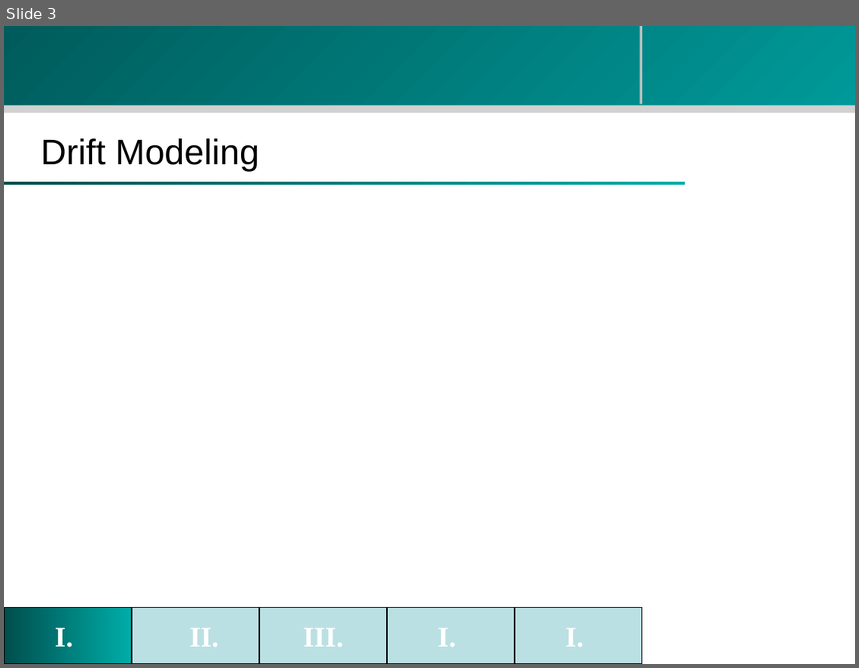
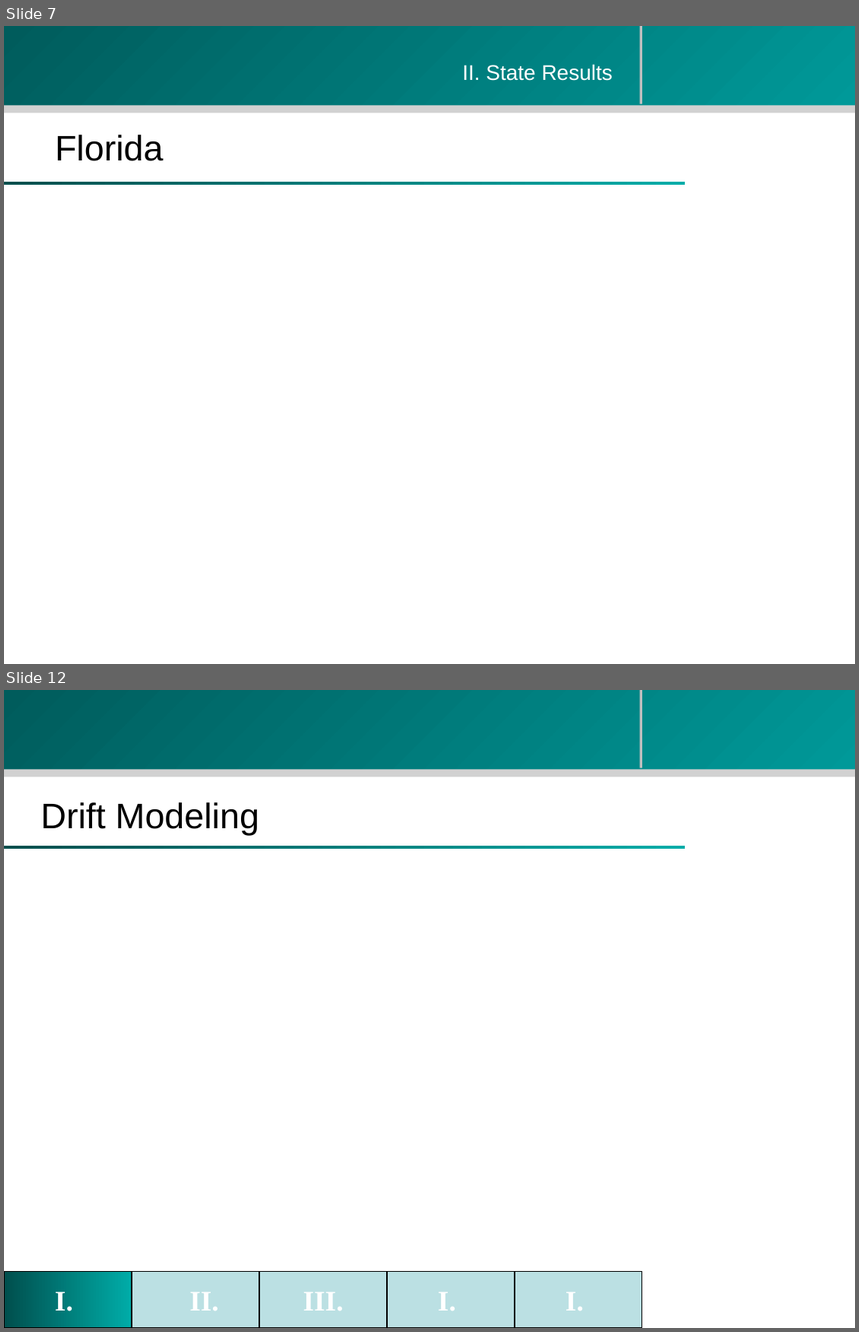
Before and after one commit to zhouzhenghui/svnrepository, a slide deck: SVNRepository/Presentation/M.Eng Final Presentation-take2.ppt. Shown one above the other, each under a label of ours: slide 3 before the commit, slides 7 and 12 after it; the slides between them are not shown. The pictures are 859x668 and 859x1332 pixels, drawn with LibreOffice and Linux fonts; fonts in the diff are those of the drawing; background and template pictures are left out. Boxes give left, top, right and bottom in pixels: in the first picture for what was removed or moved away, otherwise in the second. Text is boxed around its words. In the diff, an @@ line names an element or a change of style, - is before the commit and + after.

```diff
--- a/SVNRepository/Presentation/M.Eng Final Presentation-take2.ppt
+++ b/SVNRepository/Presentation/M.Eng Final Presentation-take2.ppt
@@ slide 7 added at (x1=4, y1=26, x2=855, y2=664), background #FFFFFF; not listed: 4 template elements that a slide beside it also shows @@
@@ text added at (x1=462, y1=64, x2=613, y2=81), 18 pt, text #FFFFFF @@
+II. State Results
@@ title added at (x1=55, y1=135, x2=164, y2=161), 30 pt, text #000000 @@
+Florida
@@ what was slide 3 is now slide 12 @@
```
Also in this commit, not shown: 1 slide changed, 9 other slides added, 1 slide removed.
